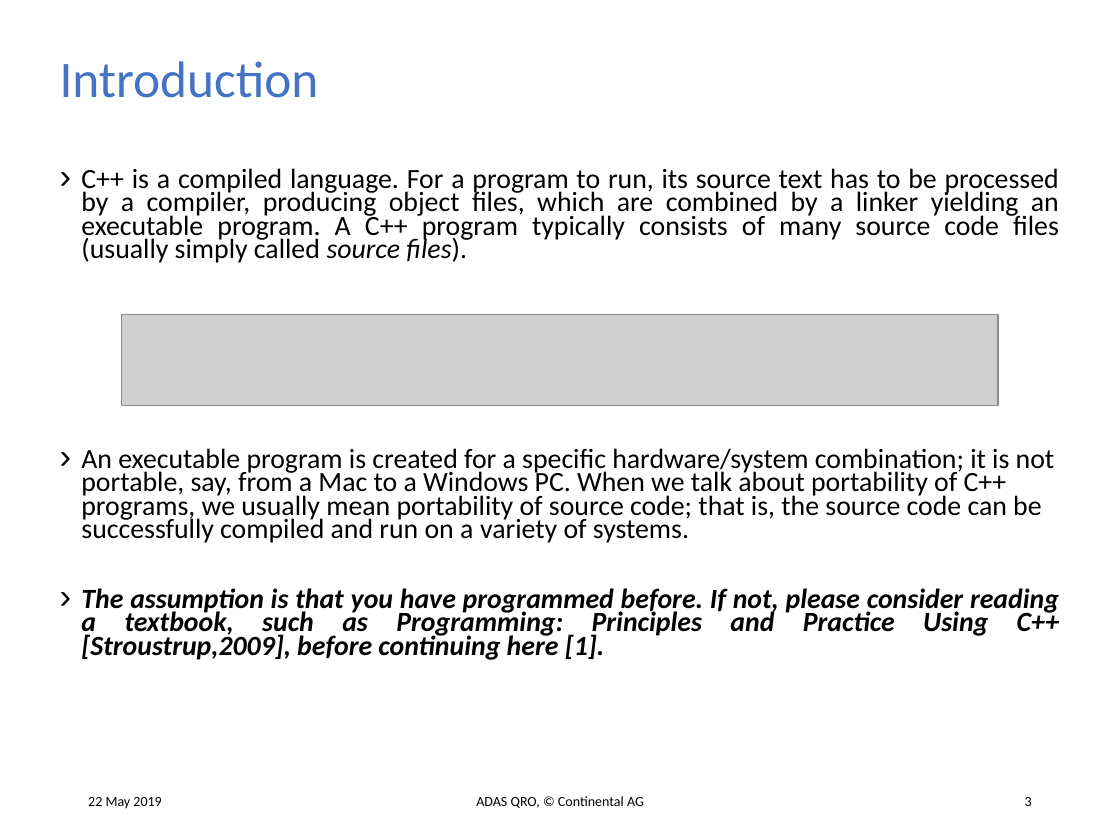
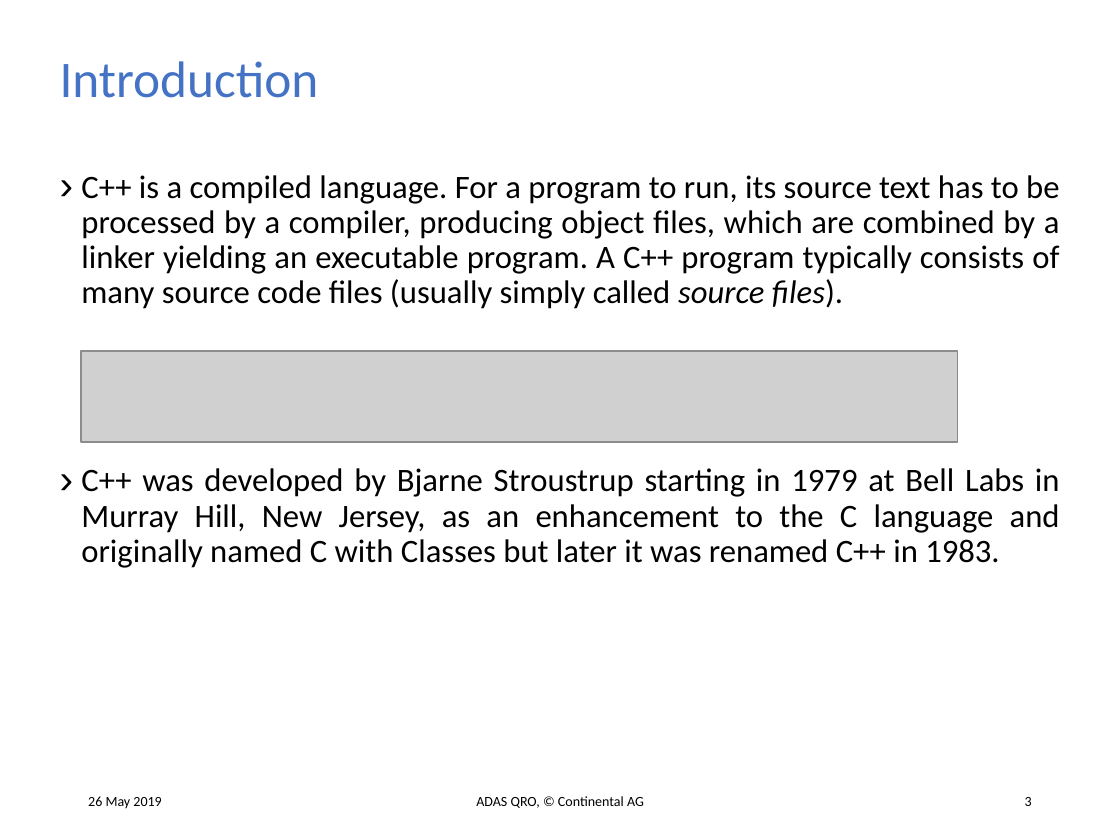
Before and after one commit to tehuano/cpp-basics, a slide deck: slide 3 of c++.pptx. Drawn at 1120x840 pixels with LibreOffice and Linux fonts; fonts in the diff are those of the drawing; grey boxes stand for pictures. Boxes give left, top, right and bottom in pixels: in the first picture for what was removed or moved away, otherwise in the second. Text is boxed around its words. In the diff, an @@ line names an element or a change of style, - is before the commit and + after.

```diff
--- a/c++.pptx
+++ b/c++.pptx
@@ text at [81, 175, 1060, 309]: size 17.9 to 21 pt in "C++ is a compiled language. For a ..."; line spacing 0.7 to 0.9 @@
@@ picture: place and size @@
-picture at [122, 315, 998, 405]
+picture at [81, 351, 956, 441]
@@ text at [81, 468, 1060, 568]: text changed; size 17.9 to 21 pt @@
-› An executable program is created for a specific hardware/system combination; it is not portable, say, from a Mac to a Windows PC. When we talk about portability of C++ programs, we usually mean portability of source code; that is, the source code can be successfully compiled and run on a variety of systems.
-› The assumption is that you have programmed before. If not, please consider reading a textbook, such as Programming: Principles and Practice Using C++ [Stroustrup,2009], before continuing here [1].
+› C++ was developed by Bjarne Stroustrup starting in 1979 at Bell Labs in Murray Hill, New Jersey, as an enhancement to the C language and originally named C with Classes but later it was renamed C++ in 1983.
@@ text at [88, 796, 161, 809]: text changed @@
-22 May 2019
+26 May 2019
```
Also in this commit, not shown: 4 other slides changed, 11 slides added, 1 other file.
